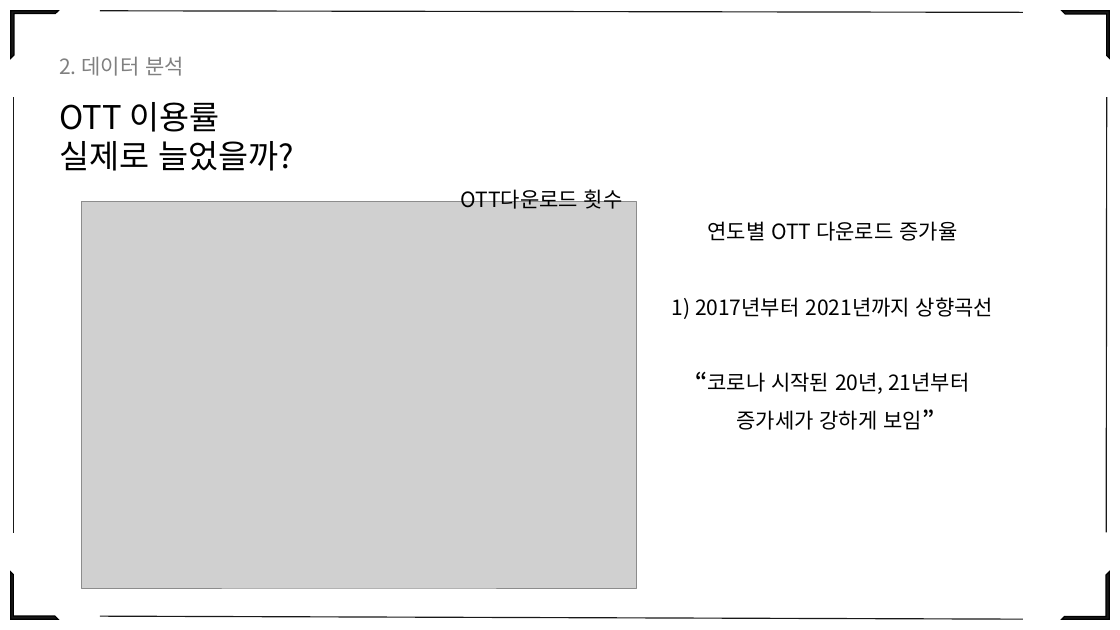
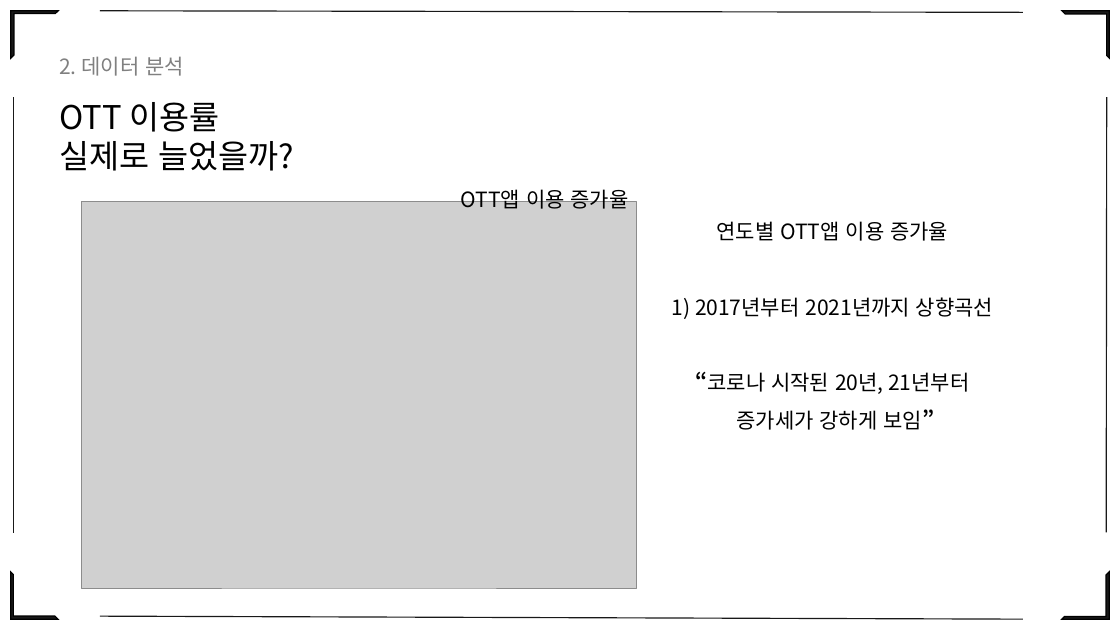
Before and after one commit to eesomin/midproject, a slide deck: slide 17 of jdh1/PPT_0_TEAM2_12월1일_오전최종.pptx. Drawn at 1120x630 pixels with LibreOffice and Linux fonts; fonts in the diff are those of the drawing; grey boxes stand for pictures. Boxes give left, top, right and bottom in pixels: in the first picture for what was removed or moved away, otherwise in the second. Text is boxed around its words. In the diff, an @@ line names an element or a change of style, - is before the commit and + after.

```diff
--- a/jdh1/PPT_0_TEAM2_12월1일_오전최종.pptx
+++ b/jdh1/PPT_0_TEAM2_12월1일_오전최종.pptx
@@ text at bbox=[461, 186, 629, 209]: text changed @@
-OTT다운로드 횟수
+OTT앱 이용 증가율
@@ text at bbox=[717, 221, 948, 241]: text changed @@
-연도별 OTT 다운로드 증가율
+연도별 OTT앱 이용 증가율
```
Also in this commit, not shown: 2 other slides changed, 2 other files.
